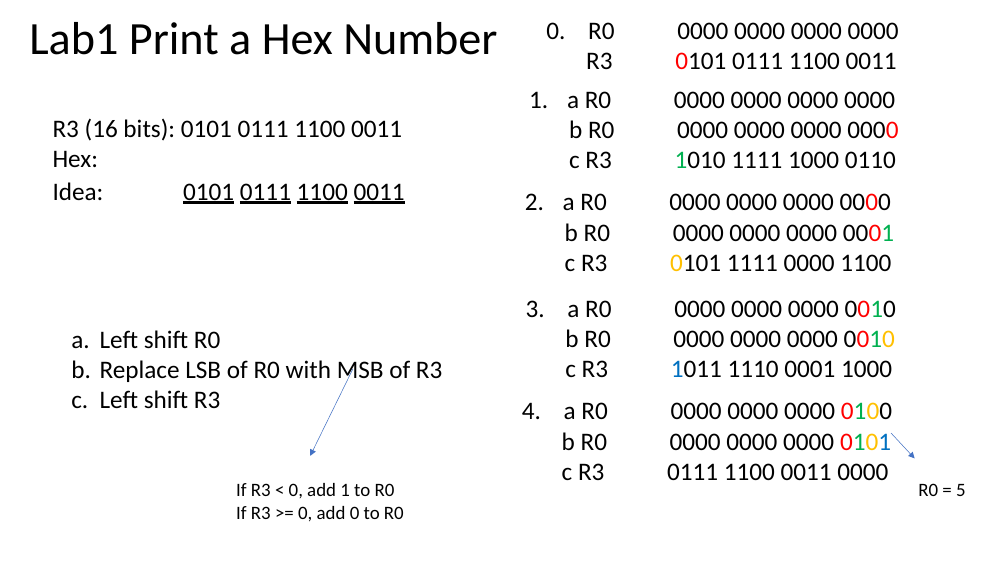
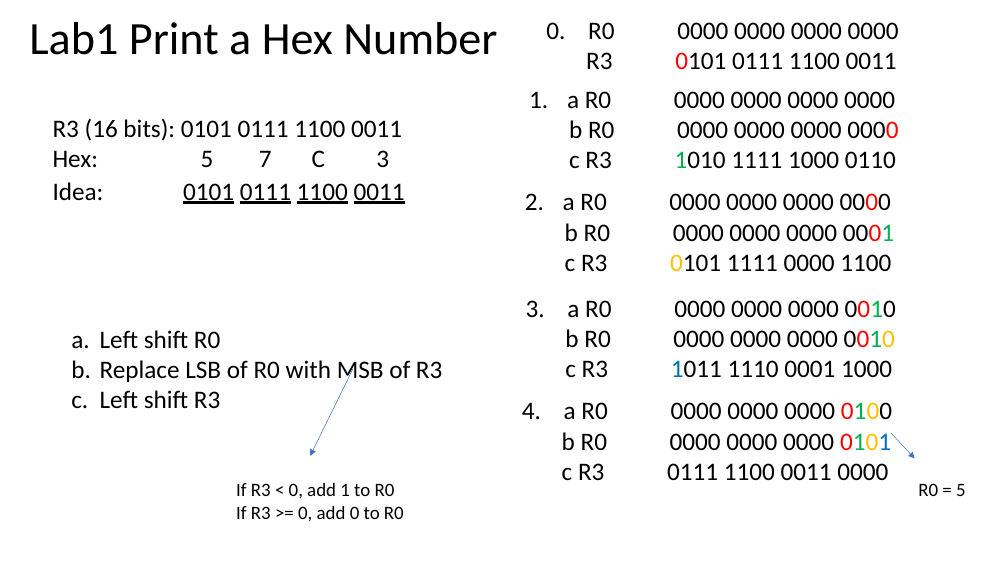
Before and after one commit to IouJenLiu/ece220_lab, a slide deck: slide 6 of lab1.pptx. Drawn at 1008x567 pixels with LibreOffice and Linux fonts; fonts in the diff are those of the drawing. Boxes give left, top, right and bottom in pixels: in the first picture for what was removed or moved away, otherwise in the second. Text is boxed around its words. In the diff, an @@ line names an element or a change of style, - is before the commit and + after.

```diff
--- a/lab1.pptx
+++ b/lab1.pptx
@@ text at <box>53,150,389,167</box>: text colour #FFFFFF to #000000 in "5 7 C 3" @@
```
Also in this commit, not shown: 2 other slides changed.
